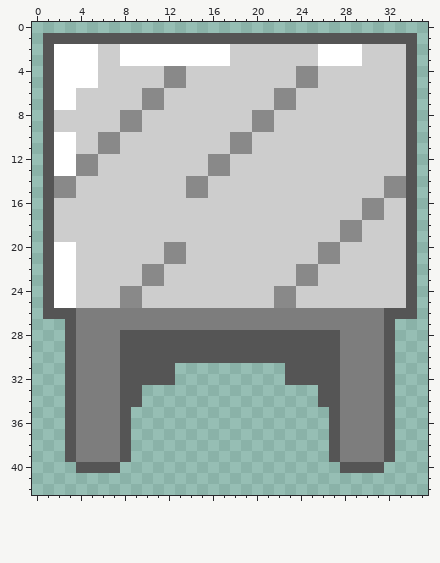
Two versions of one pixel-art sprite, sprites/spr_table/bbc0396f-0422-4963-a0dc-fd023381e024.png. That is the earlier state.
The file is 64x64 pixels. Shown: x 0..35, y 0..42.
New version:
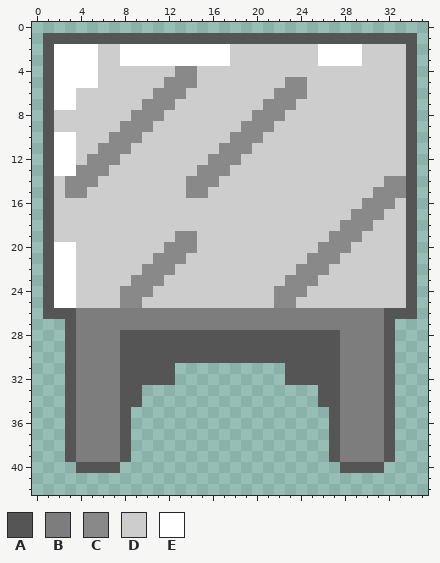
Palette (. is transparent): A #555555  B #7d7d7d  C #898989  D #cdcdcd  E #ffffff
Difference:
{"y":4,"x":12,"old":"C","new":"D"}
{"y":4,"x":14,"old":"D","new":"C"}
{"y":4,"x":24,"old":"CC","new":"DD"}
{"y":5,"x":14,"old":"D","new":"C"}
{"y":5,"x":23,"old":"D","new":"C"}
{"y":5,"x":25,"old":"C","new":"D"}
{"y":6,"x":10,"old":"C","new":"D"}
{"y":6,"x":12,"old":"DD","new":"CC"}
{"y":6,"x":24,"old":"D","new":"C"}
{"y":7,"x":12,"old":"D","new":"C"}
{"y":7,"x":21,"old":"D","new":"C"}
{"y":8,"x":8,"old":"C","new":"D"}
{"y":8,"x":10,"old":"DD","new":"CC"}
{"y":8,"x":22,"old":"D","new":"C"}
{"y":9,"x":10,"old":"D","new":"C"}
{"y":9,"x":19,"old":"D","new":"C"}
{"y":10,"x":6,"old":"C","new":"D"}
{"y":10,"x":8,"old":"DD","new":"CC"}
{"y":10,"x":20,"old":"D","new":"C"}
{"y":11,"x":8,"old":"D","new":"C"}
{"y":11,"x":17,"old":"D","new":"C"}
{"y":12,"x":4,"old":"C","new":"D"}
{"y":12,"x":6,"old":"DD","new":"CC"}
{"y":12,"x":18,"old":"D","new":"C"}
{"y":13,"x":6,"old":"D","new":"C"}
{"y":13,"x":15,"old":"D","new":"C"}
{"y":14,"x":2,"old":"C","new":"D"}
{"y":14,"x":4,"old":"DD","new":"CC"}
{"y":14,"x":16,"old":"D","new":"C"}
{"y":15,"x":2,"old":"C","new":"D"}
{"y":15,"x":4,"old":"D","new":"C"}
{"y":15,"x":31,"old":"D","new":"C"}
{"y":16,"x":32,"old":"D","new":"C"}
{"y":17,"x":29,"old":"D","new":"C"}
{"y":18,"x":30,"old":"D","new":"C"}
{"y":19,"x":13,"old":"DD","new":"CC"}
{"y":19,"x":27,"old":"D","new":"C"}
{"y":20,"x":14,"old":"D","new":"C"}
{"y":20,"x":28,"old":"D","new":"C"}
{"y":21,"x":11,"old":"D","new":"C"}
{"y":21,"x":25,"old":"D","new":"C"}
{"y":22,"x":12,"old":"D","new":"C"}
{"y":22,"x":26,"old":"D","new":"C"}
{"y":23,"x":9,"old":"D","new":"C"}
{"y":23,"x":23,"old":"D","new":"C"}
{"y":24,"x":10,"old":"D","new":"C"}
{"y":24,"x":24,"old":"D","new":"C"}
{"label":"changed","picture_box":[54,66,395,297]}
